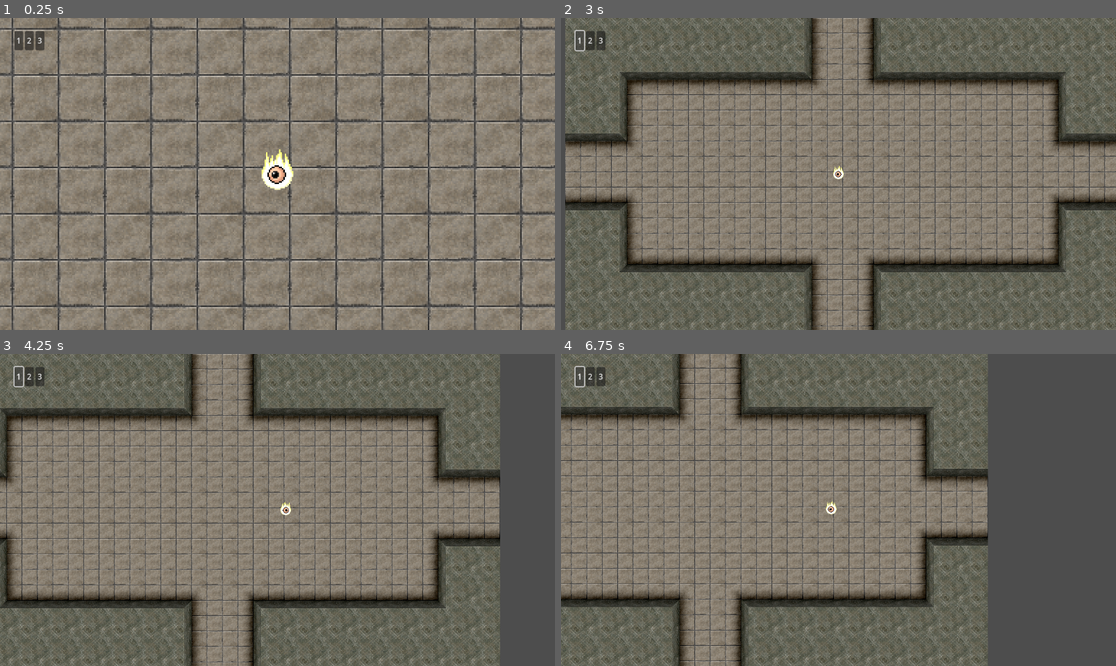
Above: before the commit, frames 1-4 (two rows, left to right).
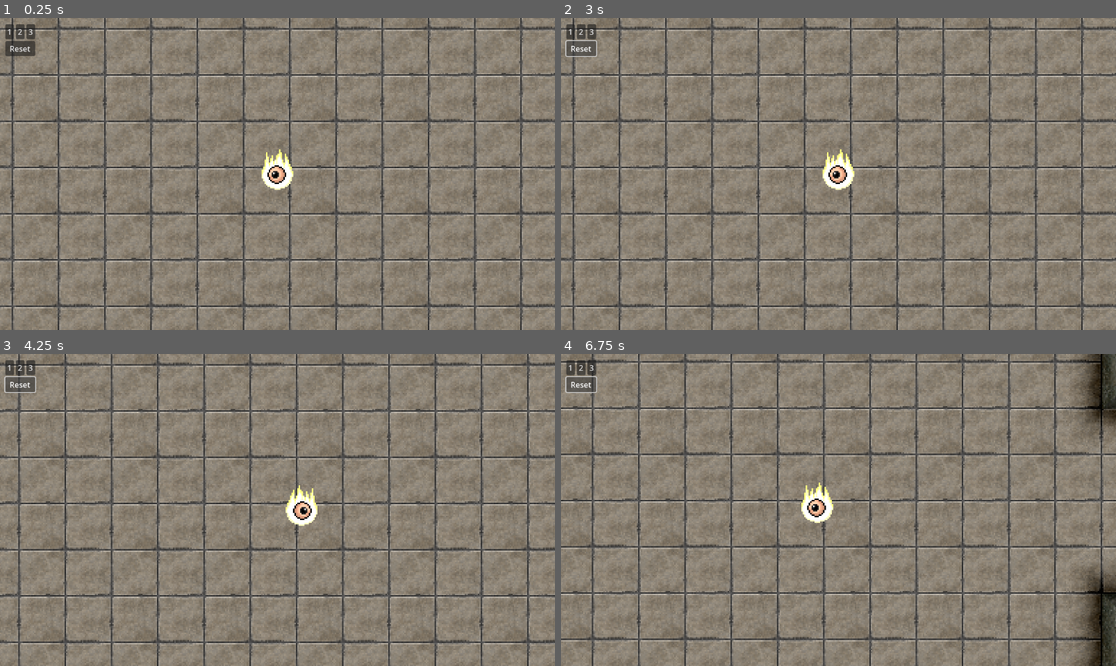
Above: after the commit, the same moments.

Repository: adrianwhatfield/godot-prototypes
Game: Godot game, scene res://Scenes/main.tscn
Same seed, same stepped clock (60 frames per second), same inputs: the game is played once before the commit and once after it.
Inputs (mouse positions are in pixels of both pictures, inside the frame that each line leads up to):
- Up to frame 1 (0.25 s): no input
- Up to frame 2 (3 s): click "1" at 0.5 s; click "2" at 1.25 s; click "3" at 2 s; click (583, 49) at 2.75 s, where only the run after the commit has a clickable "Reset"
- Up to frame 3 (4.25 s): hold D (move_right) from 3.53 s (still down)
- Up to frame 4 (6.75 s): release D (move_right) at 4.28 s; hold S (move_down) 4.28-5.03 s; hold D (move_right) 5.03-5.78 s; hold W (move_up) 5.78-6.53 s; hold A (move_left) from 6.53 s (still down)

The runs differ from the first frame. In frame 1, 0.5% of the frame differs, in the area x 0-9%, y 2-13%; in frame 2, 55%; in frame 3, 57%; in frame 4, 61%, in the area x 0-100%, y 0-100%.

Commit message:
[Dungeon Generator] Allow player to reset dungeon

Diff:
--- a/dungeon-generator/Scenes/main.tscn
+++ b/dungeon-generator/Scenes/main.tscn
@@ -13,3 +13,5 @@
 position = Vector2(567, 324)
 
 [node name="Dungeon" type="Node2D" parent="."]
+
+[connection signal="reset_dungeon" from="UI" to="." method="_on_ui_reset_dungeon"]
--- a/dungeon-generator/Scenes/ui.tscn
+++ b/dungeon-generator/Scenes/ui.tscn
@@ -5,24 +5,32 @@
 [node name="UI" type="CanvasLayer"]
 script = ExtResource("1_s2q80")
 
-[node name="Zooms" type="HBoxContainer" parent="."]
-offset_left = 30.0
-offset_top = 27.0
-offset_right = 92.0
-offset_bottom = 67.0
+[node name="VBoxContainer" type="VBoxContainer" parent="."]
+offset_left = 11.0
+offset_top = 13.0
+offset_right = 73.0
+offset_bottom = 79.0
 
-[node name="one" type="Button" parent="Zooms"]
+[node name="Zooms" type="HBoxContainer" parent="VBoxContainer"]
+layout_mode = 2
+
+[node name="one" type="Button" parent="VBoxContainer/Zooms"]
 layout_mode = 2
 text = "1"
 
-[node name="two" type="Button" parent="Zooms"]
+[node name="two" type="Button" parent="VBoxContainer/Zooms"]
 layout_mode = 2
 text = "2"
 
-[node name="three" type="Button" parent="Zooms"]
+[node name="three" type="Button" parent="VBoxContainer/Zooms"]
 layout_mode = 2
 text = "3"
 
-[connection signal="pressed" from="Zooms/one" to="." method="_on_one_pressed"]
-[connection signal="pressed" from="Zooms/two" to="." method="_on_two_pressed"]
-[connection signal="pressed" from="Zooms/three" to="." method="_on_three_pressed"]
+[node name="ResetButton" type="Button" parent="VBoxContainer"]
+layout_mode = 2
+text = "Reset"
+
+[connection signal="pressed" from="VBoxContainer/Zooms/one" to="." method="_on_one_pressed"]
+[connection signal="pressed" from="VBoxContainer/Zooms/two" to="." method="_on_two_pressed"]
+[connection signal="pressed" from="VBoxContainer/Zooms/three" to="." method="_on_three_pressed"]
+[connection signal="pressed" from="VBoxContainer/ResetButton" to="." method="_on_reset_button_pressed"]
--- a/dungeon-generator/Scripts/main.gd
+++ b/dungeon-generator/Scripts/main.gd
@@ -70,3 +70,8 @@
 	generate_dungeon()
 	remove_duplicates()
 	add_dungeon()
+
+# Allows the player to regenerate and reset the dungeon in-game
+func _on_ui_reset_dungeon():
+	reset_dungeon()
+	make_dungeon()
--- a/dungeon-generator/Scripts/ui.gd
+++ b/dungeon-generator/Scripts/ui.gd
@@ -1,15 +1,6 @@
 extends CanvasLayer
 
-
-# Called when the node enters the scene tree for the first time.
-func _ready():
-	pass # Replace with function body.
-
-
-# Called every frame. 'delta' is the elapsed time since the previous frame.
-func _process(delta):
-	pass
-
+signal reset_dungeon
 
 func _on_one_pressed():
 	Manager.camera_zoom = 1
@@ -21,3 +12,6 @@
 
 func _on_three_pressed():
 	Manager.camera_zoom = 3
+
+func _on_reset_button_pressed():
+	reset_dungeon.emit()
